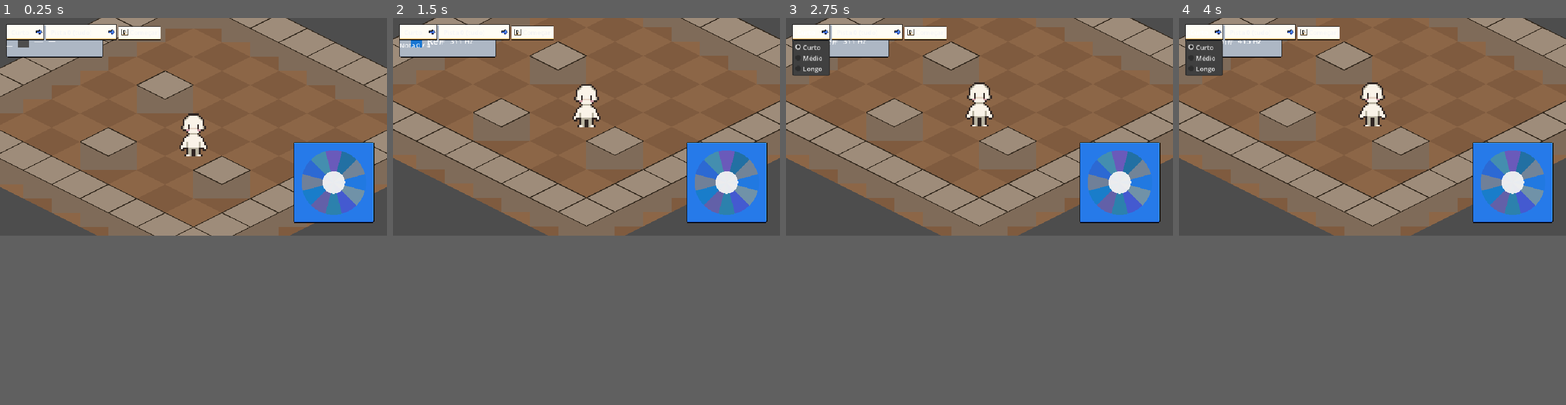
Above: before the commit, frames 1-4 (left to right).
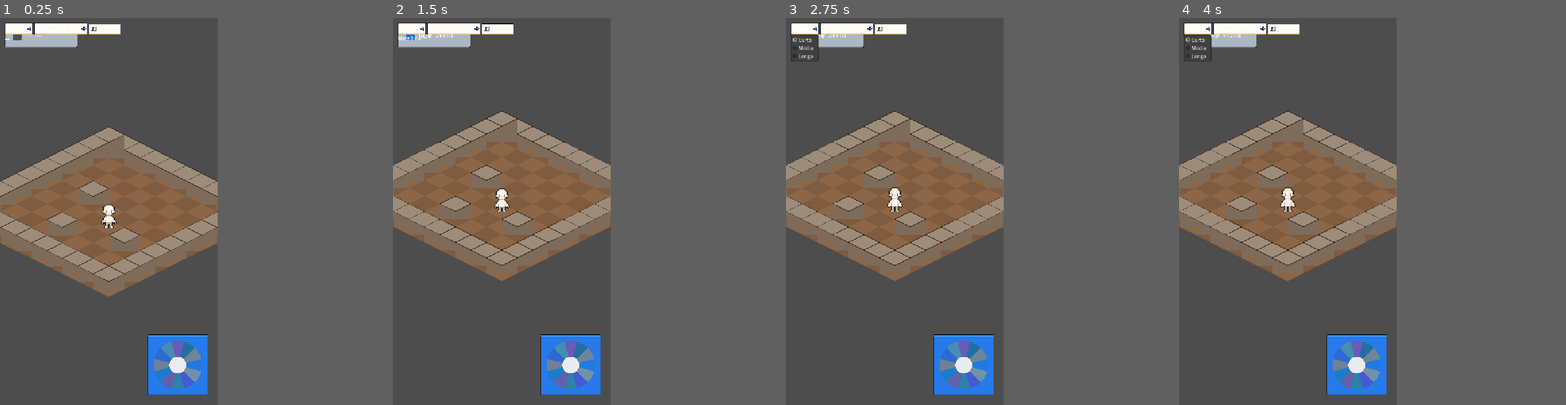
Above: after the commit, the same moments.

Repository: JDaniloC/BlindTuner
Game: Godot game, scene res://scenes/Playground.tscn
The game is run twice, just before and just after one commit, with the same random seed, the same clock (stepped at 60 frames per second) and the same inputs.
Inputs:
- Up to frame 1 (0.25 s): no input
- Up to frame 2 (1.5 s): click "Começar" at 0.5 s; click "Começar" at 1.25 s
- Up to frame 3 (2.75 s): click "Curto" at 2 s
- Up to frame 4 (4 s): click "Pista 0 (tudo)" at 2.75 s; click "Curto" at 3.5 s
In our replay, the window is 800x450 before the commit and 450x800 after it. These sizes can differ from the game's own. Grey fills any space a smaller window leaves; there, only what the larger window draws over its background counts as a difference.

The runs differ from the first frame. In frame 1, 48% of the frame differs, in the area x 0-100%, y 0-98%; in frame 2, 46%; in frame 3, 45%; in frame 4, 45%.

Commit message:
feat(godot): viewport retrato mobile 720x1280 + zoom da câmera
stretch/aspect=expand; Camera2D.zoom 2.2 -> 1.6 para o retrato.

Co-Authored-By: Claude Opus 4.7 <noreply@anthropic.com>

Diff:
--- a/godot/project.godot
+++ b/godot/project.godot
@@ -29,9 +29,10 @@
 
 [display]
 
-window/size/viewport_width=960
-window/size/viewport_height=540
+window/size/viewport_width=720
+window/size/viewport_height=1280
 window/stretch/mode="canvas_items"
+window/stretch/aspect="expand"
 window/handheld/orientation=1
 
 [editor_plugins]
--- a/godot/scenes/Playground.tscn
+++ b/godot/scenes/Playground.tscn
@@ -20,7 +20,7 @@
 [node name="Character" parent="." instance=ExtResource("2")]
 
 [node name="Camera2D" type="Camera2D" parent="."]
-zoom = Vector2(2.2, 2.2)
+zoom = Vector2(1.6, 1.6)
 
 [node name="UI" type="CanvasLayer" parent="."]
 
--- /dev/null
+++ b/godot/tests/test_display_settings.gd
@@ -0,0 +1,11 @@
+extends GutTest
+
+func test_viewport_is_portrait_720x1280():
+	assert_eq(ProjectSettings.get_setting("display/window/size/viewport_width", 0), 720,
+		"viewport_width deve ser 720")
+	assert_eq(ProjectSettings.get_setting("display/window/size/viewport_height", 0), 1280,
+		"viewport_height deve ser 1280")
+
+func test_stretch_aspect_expand():
+	assert_eq(ProjectSettings.get_setting("display/window/stretch/aspect", ""), "expand",
+		"stretch/aspect deve ser 'expand'")
